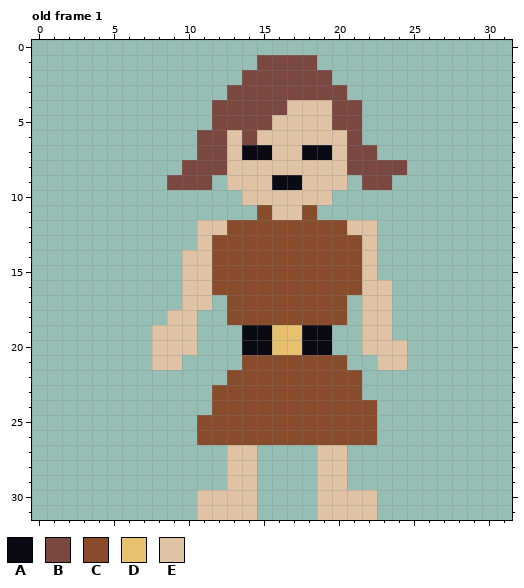
Pixel-art file -- aseprite/citizen/citizen.aseprite. The first picture shows the starting point.
32x32 pixels, 1 frame. Shown: old frame 1. The commit also changed other frames, which this record leaves out.
Visible layers, top first: "limbs", "b", "h".
Palette (. is transparent): A #090a14  B #7a4841  C #884b2b  D #e8c170  E #e0c3a5
Pixels before, old frame 1, first column x 8:
 1 .......BBBB......
 2 ......BBBBBB.....
 3 .....BBBBBBBB....
 4 ....BBBBBEEEBB...
 5 ....BBBBEEEEBB...
 6 ...BBEBEEEEEEB...
 7 ...BBEAAEEAAEBB..
 8 ..BBBEEEEEEEEBBBB
 9 .BBB.EEEAAEEE.BB.
10 ......EEEEEE.....
11 .......CEEC......
12 ...EECCCCCCCCEE..
13 ...ECCCCCCCCCCE..
14 ..EECCCCCCCCCCE..
15 ..EECCCCCCCCCCE..
16 ..EECCCCCCCCCCEE.
17 ..EE.CCCCCCCC.EE.
18 .EE..CCCCCCCC.EE.
19 EEE...AADDAA..EE.
20 EEE...AADDAA..EEE
21 EE....CCCCCCC..EE
22 .....CCCCCCCCC...
23 ....CCCCCCCCCC...
24 ....CCCCCCCCCCC..
25 ...CCCCCCCCCCCC..
26 ...CCCCCCCCCCCC..
27 .....EE....EE....
28 .....EE....EE....
29 .....EE....EE....
30 ...EEEE....EEEE..
31 ...EEEE....EEEE..
Once edited:
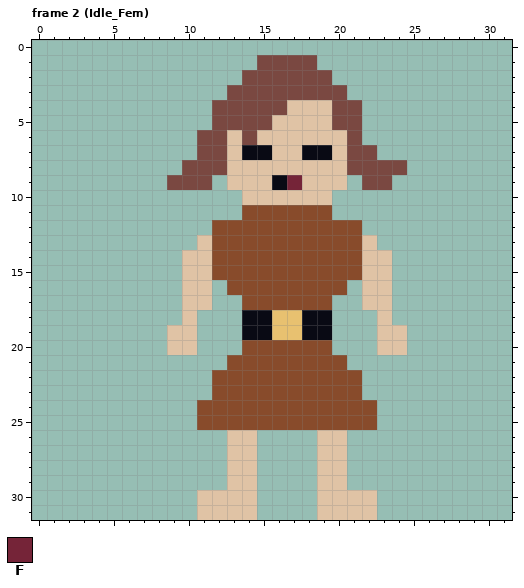
Colours new in this view: F #752438
A new or re-ordered frame is compared with the old frame closest to it.
Change:
frames 1 -> 10
Frame 2 (Idle_Fem) is new; against old frame 1, layers "limbs", "b", "h":
The author changed colour C to colour A in row 18 at x 14 to 15 and 18 to 19.
Colour C now appears in row 11 at x 14 and 19; in row 21 at x 13; in row 22 at x 12; in row 24 at x 11.
The author changed colour A to colour C in row 20 at x 14 to 15 and 18 to 19.
The author changed colour D to colour C in row 20 at x 16 to 17.
The author changed colour E to colour C in row 11 at x 16 to 17; in row 12 at x 12 and 21.
The author changed colour C to colour D in row 18 at x 16 to 17.
Colour E now appears in rows 14 to 15 at x 23; in row 19 at x 24.
The author changed colour C to colour E in row 26 at x 13 to 14 and 19 to 20.
The author changed colour A to colour F in row 9 at x 17.
The edit erases colour C in row 16 at x 12 and 21; in rows 17 to 18 at x 13 and 20; in row 26 at x 11 to 12, 15 to 18 and 21 to 22.
The edit erases colour E in row 12 at x 11 and 22; in row 18 at x 9 and 22; in rows 19 to 20 at x 8 and 22; in row 21 at x 8 to 9 and 23 to 24.
Where, in picture pixels (left, top, right, bottom), the same in both pictures:
changed: (152, 175, 407, 445)
